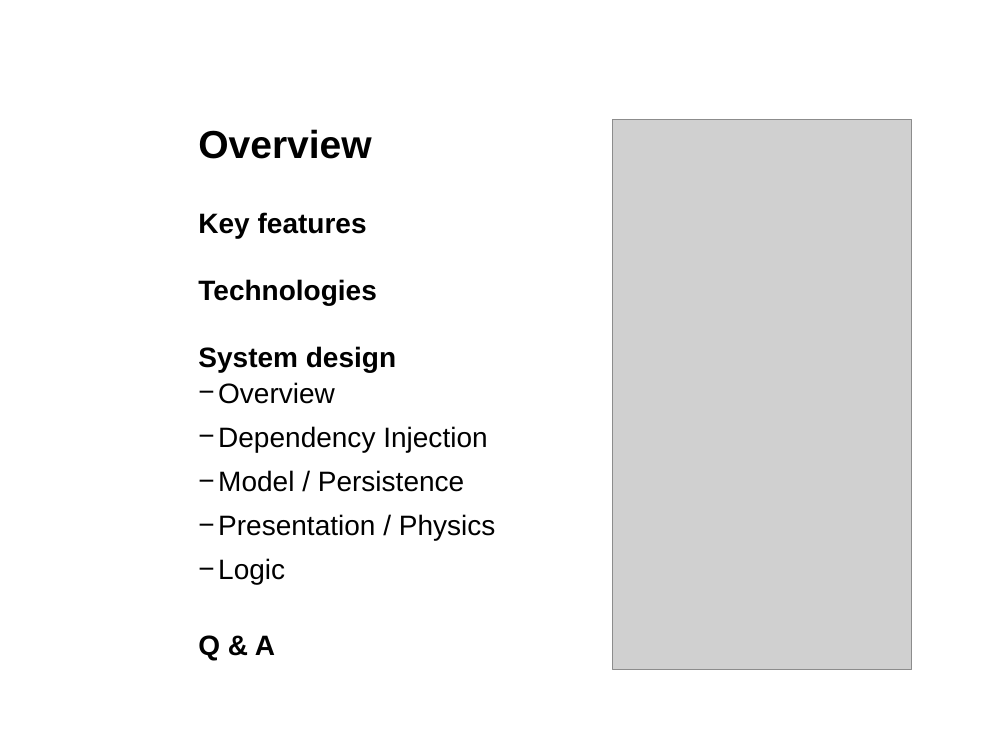
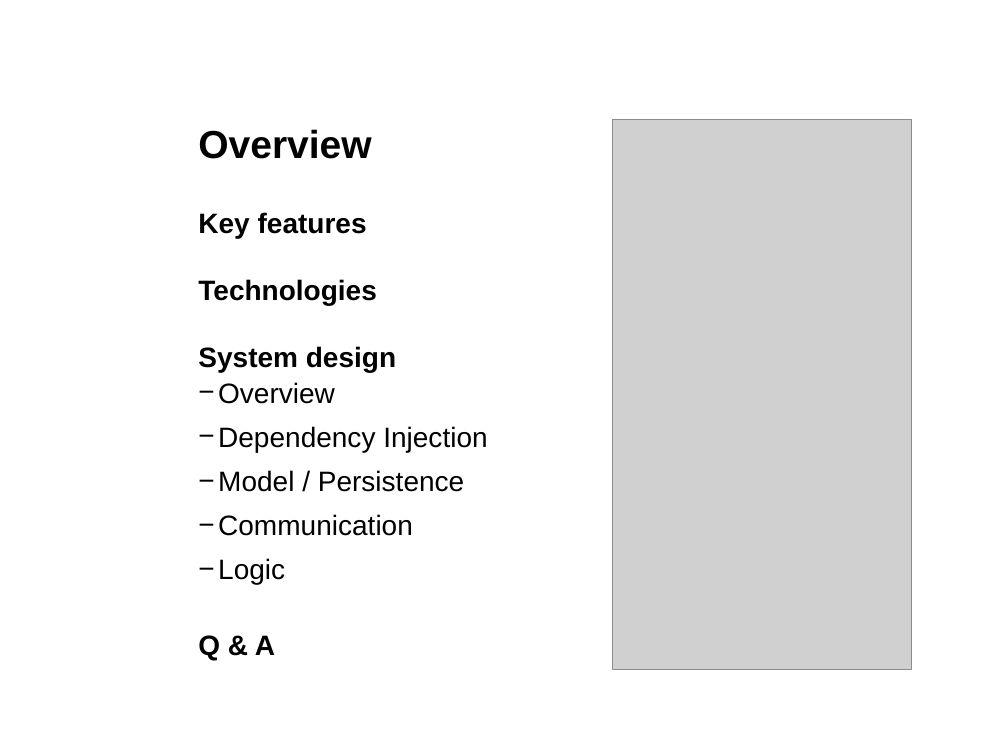
Before and after one commit to boskoop/comet-pinball, a slide deck: slide 2 of doc/presentation/presentation.pptx. Drawn at 1008x756 pixels with LibreOffice and Linux fonts; fonts in the diff are those of the drawing; grey boxes stand for pictures; background and template pictures are left out. Boxes give left, top, right and bottom in pixels: in the first picture for what was removed or moved away, otherwise in the second. Text is boxed around its words. In the diff, an @@ line names an element or a change of style, - is before the commit and + after.

```diff
--- a/doc/presentation/presentation.pptx
+++ b/doc/presentation/presentation.pptx
@@ text at box(218, 514, 413, 536): text changed @@
-    − Presentation / Physics
+    − Communication
```
Also in this commit, not shown: 2 other slides changed, 2 slides added.
